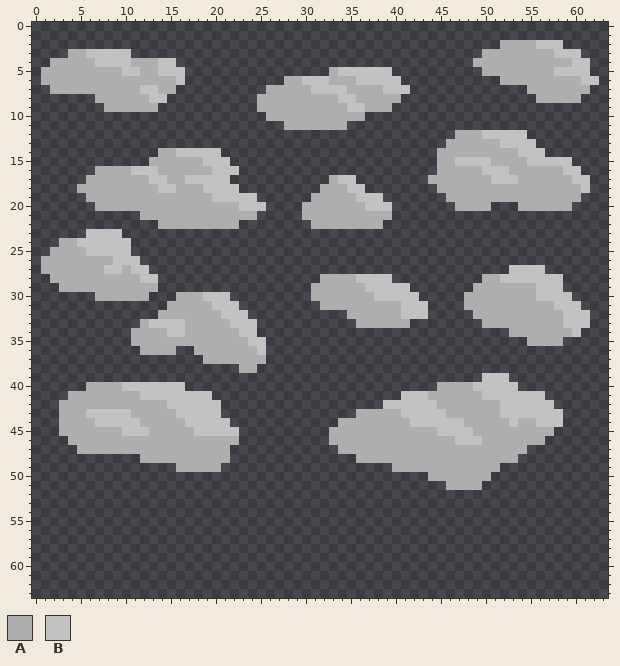
Pixel-art sprite, stored at assets/cloudsBackground.png. The picture above was drawn from the file before the commit.
The file is 64x64 pixels.
Palette (. is transparent): A #aeaeae  B #c2c2c2
Pixels before, first column x 1:
 2 ...................................................AAAABBB....
 3 ...AABBBBB.......................................AAAAAAAABBB..
 4 .AAAAABBBBAAABB.................................AAAAAAAAAAABB.
 5 AAAAAAAAABBAABBB................ABBBBBB..........AAAAAAAABBBB.
 6 AAAAAAAAAAAAAAAB...........AABBBAAABBBBB...........AAAAAAAAABB
 7 .AAAAAAAAAABBAA..........AAAAABBBBAAAABBB.............AAAAAAA.
 8 ......AAAAAABB..........AAAAAAAAABBAAAAA...............AAAAA..
 9 .......AAAAAA...........AAAAAAAAAABBAAA.......................
10 .........................AAAAAAAAAAA..........................
11 ...........................AAAAAAA............................
12 ..............................................AAABBBBB........
13 .............................................AAAAAABBBB.......
14 .............AABBBBB........................AAAAAAAAABBB......
15 ............AAAAAABBB.......................AABBBBAAAABBBBB...
16 ......AAAABBBAAAAAABBB......................AAAAABBBAAAAAABB..
17 .....AAAAAAABBAABBBBB...........ABB........AAAAAAABBBAAAAAABB.
18 ....AAAAAAAAABBAAABBBB.........AAABB........AAAAAAAAAAAAAAAAB.
19 .....AAAAAAAAAAAAAABBBBB......AAAAABBB.......AAAAAAAAAAAAAAA..
20 ......AAAAAAAAAAAAAAAABBB....AAAAAAABBB.......AAAA...AAAAAA...
21 ...........AAAAAAAAAAAAA.....AAAAAAAAAA.......................
22 .............AAAAAAAAA........AAAAAAAA........................
23 .....BBBB.....................................................
24 ..AABBBBBB....................................................
25 .AAAABBBBB....................................................
26 AAAAAAAABBB...................................................
27 AAAAAAABBABB........................................BBBB......
28 .AAAAAAAAAABB..................AAAABBBB..........AABBBBBBB....
29 ..AAAAAAAAAAA.................AAAAAABBBBB.......AAAAAAABBB....
30 ......AAAAAA...AAABBB.........AAAAAAABBBBB.....AAAAAAAABBBB...
31 ..............AAAAABBB.........AAAAAAAAABBB....AAAAAAAAAABBB..
32 .............AAAAAAABBB...........AAAAAABBB.....AAAAAAAAAABBB.
33 ...........ABBBBAAAAABBB...........AAAAAA........AAAAAAAAABBB.
34 ..........AAAABBAAAAAABB............................AAAAAAAB..
35 ..........AAAAAAAAAAAAABB.............................AAAA....
36 ...........AAAA..AAAAAAAB.....................................
37 ..................AAAAAAA.....................................
38 ......................AA......................................
39 .................................................BBB..........
40 .....AAAABBBBBBB............................AAAABBBBB.........
41 ...AAAAAAAABBBBBBBB.....................BBBAAAAAABBBBBBB......
42 ..AAAAAAAAAAAABBBBBB..................BBBBBBAAAAAAABBBBBB.....
43 ..AAABBBBBAAAAABBBBB...............AAAAABBBBBAAAAAABBBBBBB....
44 ..AAAABBBBBAAAAABBBBB............AAAAAAAABBBBBBAAAAABAABBB....
45 ..AAAAAAABBBAAAAABBBBB..........AAAAAAAAAAAABBBBAAAAAAAAA.....
46 ...AAAAAAAAAAAAAAAAAAA..........AAAAAAAAAAAAAABBBAAAAAAA......
47 ....AAAAAAAAAAAAAAAAA............AAAAAAAAAAAAAAAAAAAAA........
48 ...........AAAAAAAAAA..............AAAAAAAAAAAAAAAAAA.........
49 ...............AAAAA...................AAAAAAAAAAAA...........
50 ...........................................AAAAAAA............
51 .............................................AAAA.............
New version:
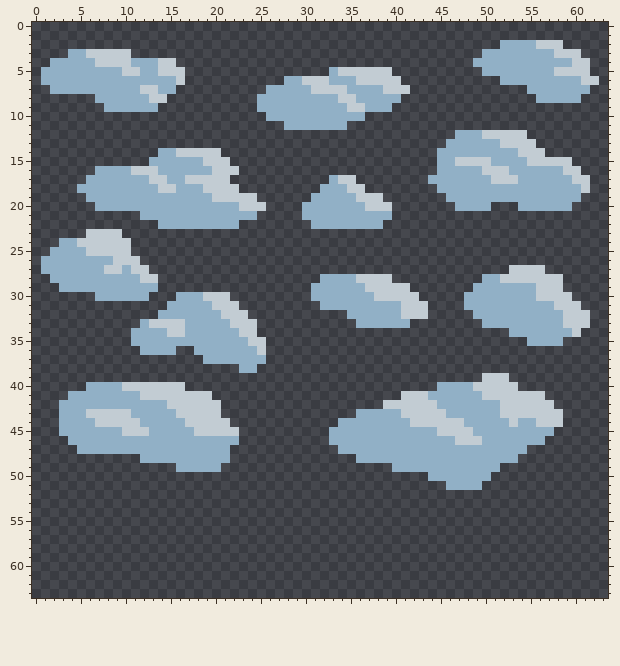
Diff:
{"colour":"A","old":"#aeaeae","new":"#91b0c6"}
{"colour":"B","old":"#c2c2c2","new":"#c2ccd3"}
{"label":"changed","picture_box":[41,40,599,490]}
